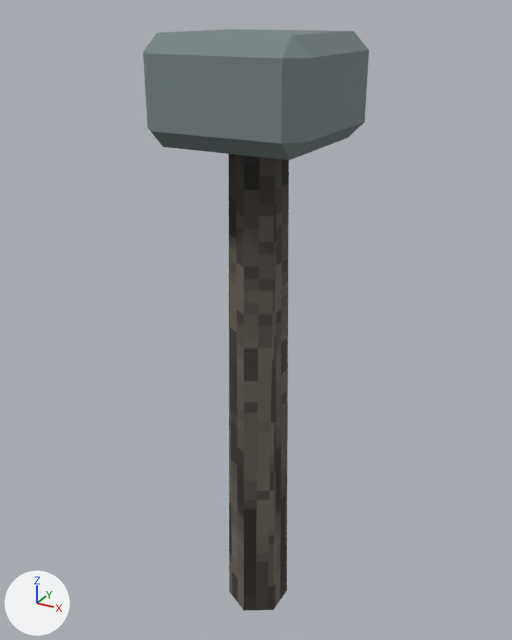
Two versions of the glTF model ArenaTaticaUnity/Assets/ArenaTatica/Resources/Models/Mapa/neve/enfeite_tocha.glb, one commit apart.
Both versions are drawn from a 50 mm camera at (0.406, -0.744, 0.834) aimed at (-0.013, 0.017, 0.453). Every picture has the same lights, and +X, +Y and +Z are marked at lower left. The older version comes first.

Names of what the first picture shows: 'neve_enfeite_tocha'.
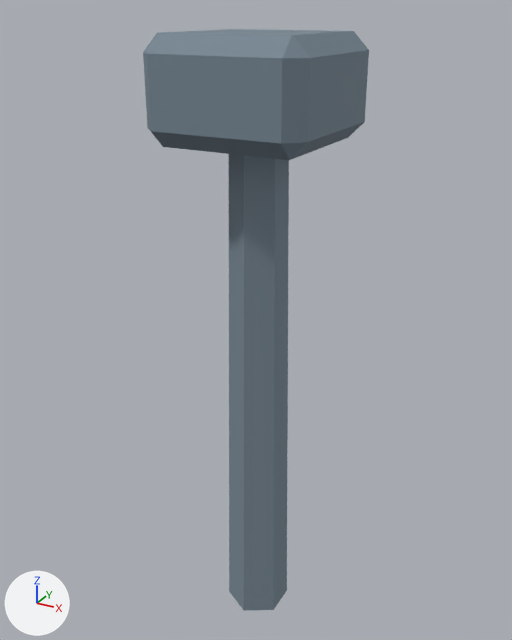
Pixel boxes (x1, y1, x2, y2) of what changed, in the pictures (512 x 640 px):
'neve_enfeite_tocha', surface changed (grey to blue)
    both: (145, 31, 296, 611)

The change, as a list of edits to the scene's bpy script:
```text
Change mat_neve_casca:
    where n0 = _N.new('ShaderNodeBsdfPrincipled'); n0.name = 'Principled BSDF'
    n0.inputs[2].default_value: 0.9 -> 0.88  # 'Roughness'
    where n2 = _N.new('ShaderNodeMix'); n2.name = 'Mix'
    add n2.inputs[7].default_value = (0.19, 0.25, 0.3, 1.0)  # 'B', greyish blue #798995
    remove n4 = _N.new('ShaderNodeTexImage'); n4.name = 'Image Texture'
    remove n4.image = img_neve_casca
    remove n4.interpolation = 'Closest'
    where n3 = _N.new('ShaderNodeVertexColor'); n3.name = 'Color Attribute'
    remove _L.new(n3.outputs[0], n2.inputs[7])  # 'Color' to 'B'
    remove _L.new(n4.outputs[0], n2.inputs[6])  # 'Color' to 'A'
    add _L.new(n3.outputs[0], n2.inputs[6])  # 'Color' to 'A'
```
